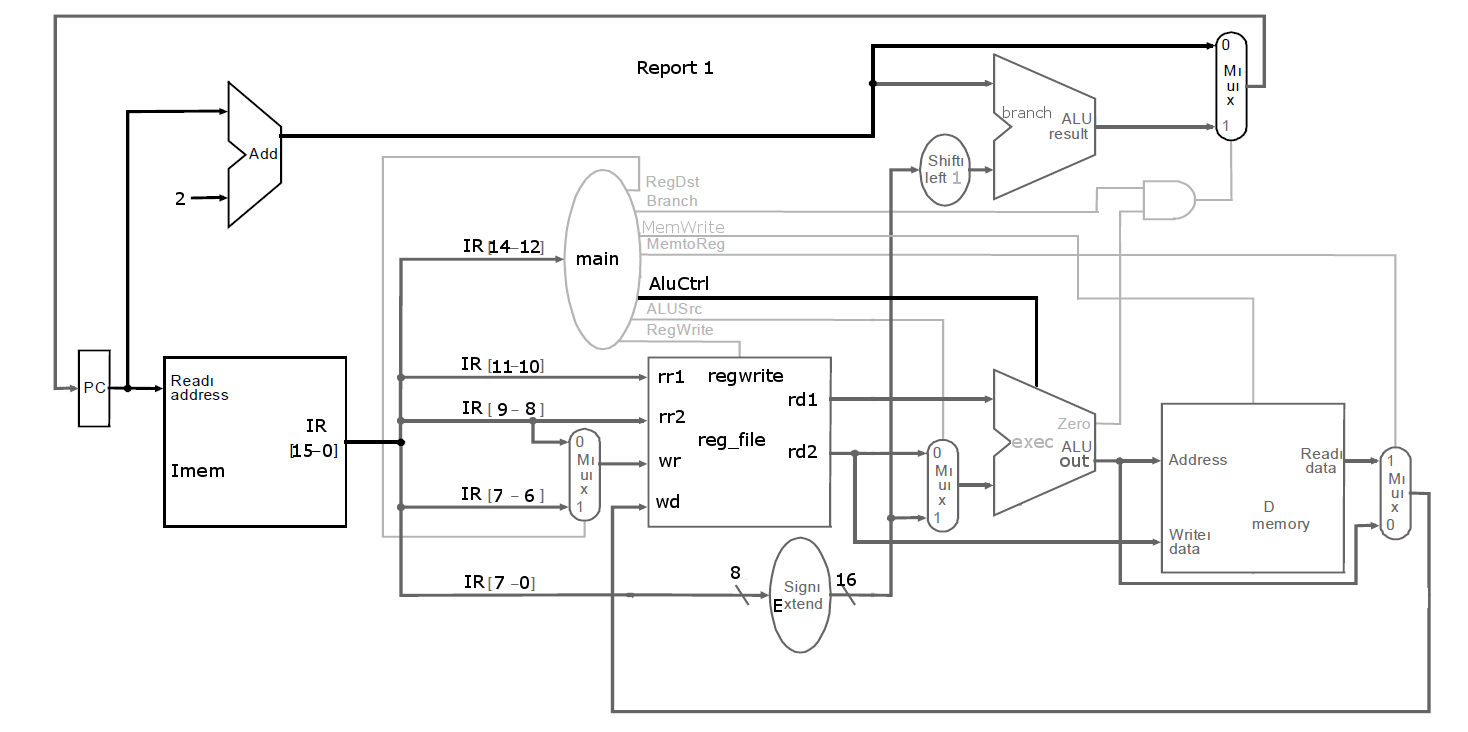
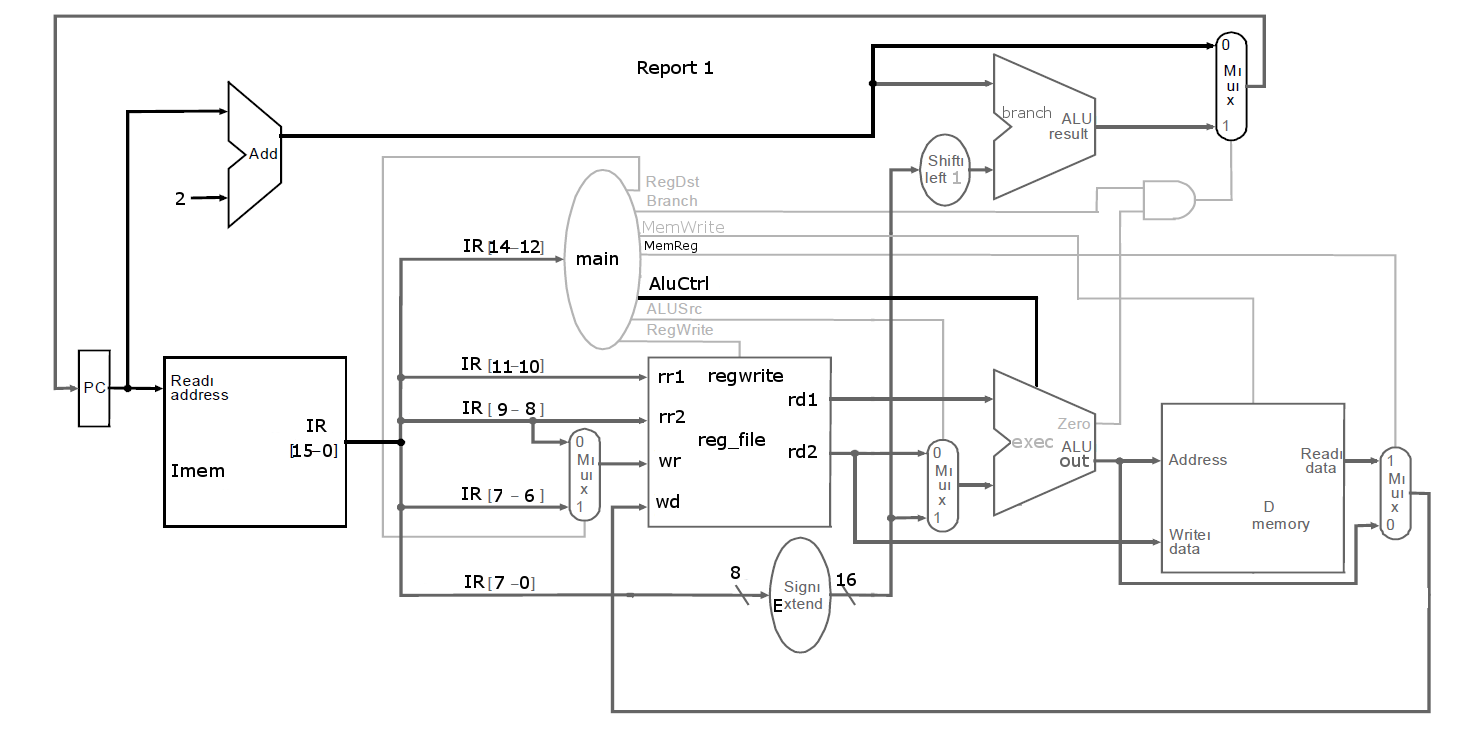
Layered file, before and after one edit (1468 × 732). Changes by layer:
added layer "MemReg" above "Pasted Layer" over box(645, 241, 697, 253)
painted on "Pasted Layer" over box(645, 238, 725, 253)
